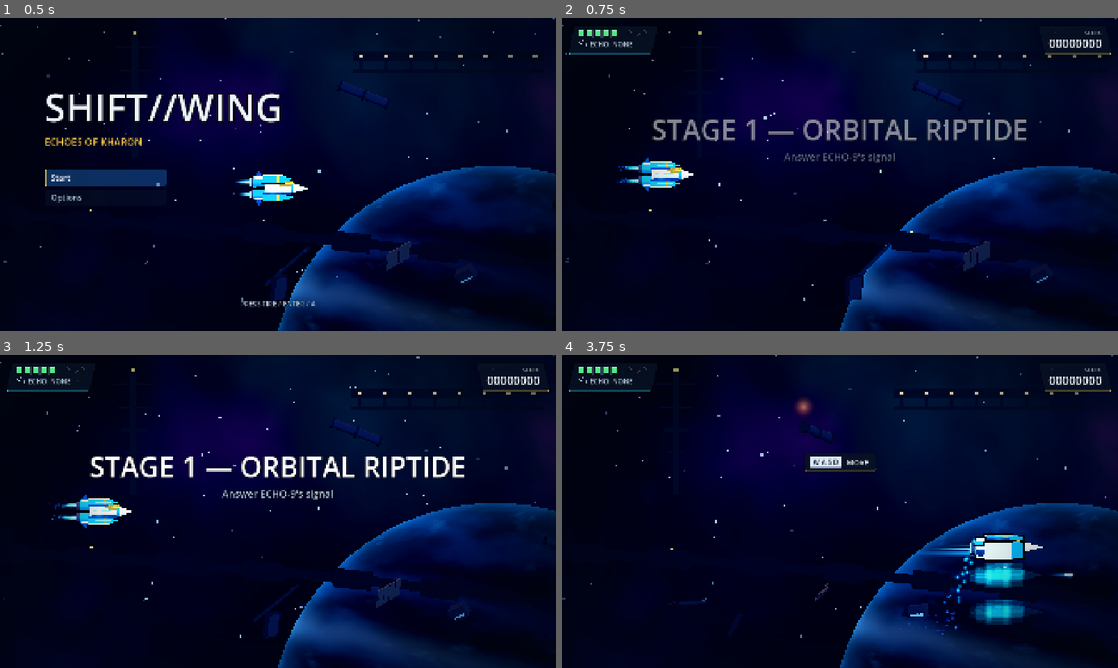
Above: before the commit, frames 1-4 (two rows, left to right).
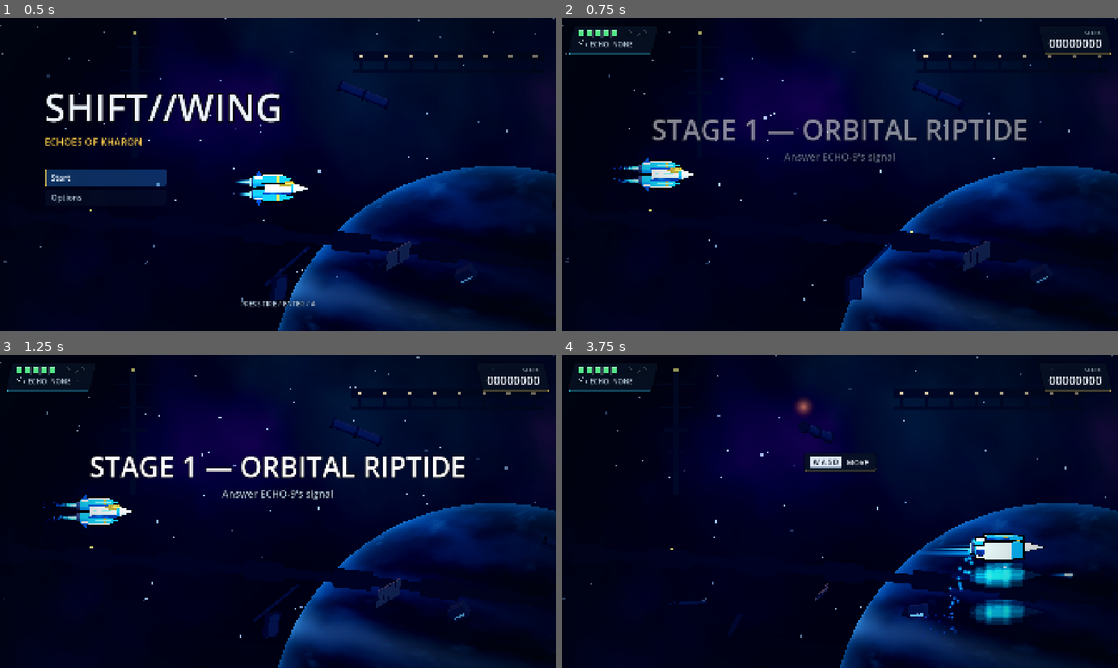
Above: after the commit, the same moments.

Repository: NikolasKorakidis/Mecha-Techa-Soldier
Game: Godot game, scene res://main/main.tscn
Two runs of this game, one before a commit and one after it. Both use one fixed random seed, a clock stepped at 60 frames per second and the inputs below.
Inputs (mouse positions are in pixels of both pictures, inside the frame that each line leads up to):
- Up to frame 1 (0.5 s): no input
- Up to frame 2 (0.75 s): click "Start" at 0.5 s
- Up to frame 3 (1.25 s): no input
- Up to frame 4 (3.75 s): tap Enter at 1.25 s; move the mouse to (962, 495) at 1.27 s; hold D (move_right) 1.28-2.03 s; hold J (fire) 1.28-2.03 s; click (962, 495) at 1.42 s; tap Space (jump) at 1.52, 2.27 s; tap B at 1.55, 2.1 s; move the mouse to (728, 527) at 2.02 s; hold S (move_down) 2.03-2.78 s; tap Y at 2.3, 2.85 s; move the mouse to (895, 442) at 2.77 s; hold D (move_right) 2.78-3.53 s; hold J (fire) 2.78-3.53 s; move the mouse to (812, 574) at 3.52 s; hold W (move_up) from 3.53 s (still down); tap K (dash) at 3.6 s; click (812, 574) at 3.67 s

Frame 1 is identical in both runs. In frame 2, less than 0.1% of the frame differs, in the area x 9-14%, y 47-53%; in frame 3, less than 0.1%; in frame 4, 0.3%, in the area x 60-75%, y 58-90%.

Commit message:
Visual pass step 8: accessibility polish, verification and docs
- reduced flash also dims the explosion fireball
- heavy boss shots: contrast ring moved behind the core (it covered the
  magenta core at the larger size)
- tutorial cards step aside after 25 s if ignored and return later
- scene changes triggered from title/pause input are deferred (fixed an
  engine error when the title was freed mid-input in the web build)
- after screenshots in docs/reference/after/ matching the baseline set
- docs: accessibility table, implementation map and visual test room
  controls in art-direction.md; UI/flow in architecture.md; verification
  results (collision audit, resolutions, reduced flash, performance, web)
  in test-plan.md; README and local-setup updated

Co-Authored-By: Claude Opus 5.5 <noreply@anthropic.com>
Claude-Session: https://claude.ai/code/session_01PVvv6XH9MFznwUdwK1tWZd

Diff:
--- a/main/main.gd
+++ b/main/main.gd
@@ -16,9 +16,10 @@
 	RunSession.reset_run()
 	SceneRouter.register_level_root(_level_root)
 	SceneRouter.level_changed.connect(_on_level_changed)
-	_pause_menu.resume_requested.connect(set_paused.bind(false))
-	_pause_menu.restart_requested.connect(restart_stage)
-	_pause_menu.quit_requested.connect(quit_to_title)
+	# Deferred: scene changes must not free a node while it is still handling input.
+	_pause_menu.resume_requested.connect(set_paused.bind(false), CONNECT_DEFERRED)
+	_pause_menu.restart_requested.connect(restart_stage, CONNECT_DEFERRED)
+	_pause_menu.quit_requested.connect(quit_to_title, CONNECT_DEFERRED)
 	SceneRouter.go_to(start_level)
 
 
@@ -48,7 +49,7 @@
 func _on_level_changed(level: Node) -> void:
 	_hud.visible = level.has_node(^"ShipPlayer")
 	if level.has_signal(&"start_requested"):
-		level.start_requested.connect(start_game)
+		level.start_requested.connect(start_game, CONNECT_DEFERRED)
 
 
 func _unhandled_input(event: InputEvent) -> void:
--- a/ui/pause/pause_menu.gd
+++ b/ui/pause/pause_menu.gd
@@ -55,12 +55,12 @@
 	if not is_open:
 		return
 	if event.is_action_pressed(&"ui_cancel") or event.is_action_pressed(&"pause"):
+		get_viewport().set_input_as_handled()
 		if _main_page.visible:
 			resume_requested.emit()
 		else:
 			_show_page(_main_page)
 			_resume.grab_focus()
-		get_viewport().set_input_as_handled()
 
 
 func _show_page(page: Control) -> void:
--- a/ui/title/title_screen.gd
+++ b/ui/title/title_screen.gd
@@ -78,8 +78,8 @@
 			get_viewport().set_input_as_handled()
 		return
 	if event.is_action_pressed(&"fire"):
+		get_viewport().set_input_as_handled()
 		start_requested.emit()
-		get_viewport().set_input_as_handled()
 
 
 func _open_options() -> void:
--- a/ui/tutorial/tutorial_card.gd
+++ b/ui/tutorial/tutorial_card.gd
@@ -11,6 +11,8 @@
 ]
 const ECHO_STEP := {"id": "echo_core", "text": "FLY INTO THE CORE TO STEAL ITS WEAPON", "key": "", "pad": "", "hold": 0.0}
 const START_DELAY := 2.8
+## An ignored card steps aside after this long and returns later (never marked done).
+const TIMEOUT := 25.0
 const LOW_Y := 0.78
 const HIGH_Y := 0.16
 
@@ -25,6 +27,7 @@
 var _delay: float = START_DELAY
 var _tween: Tween
 var _step: Dictionary = {}
+var _shown_for: float = 0.0
 
 
 func _ready() -> void:
@@ -51,9 +54,13 @@
 			_pick_next()
 		return
 	_avoid_player(player)
+	_shown_for += delta
 	if _step_satisfied(delta):
 		Settings.mark_tutorial_done(active_id)
 		_dismiss()
+	elif _shown_for >= TIMEOUT:
+		_dismiss()
+		_delay = 45.0
 
 
 func _reset_for_level() -> void:
@@ -77,6 +84,7 @@
 	_step = step
 	active_id = step["id"]
 	_progress = 0.0
+	_shown_for = 0.0
 	_text.text = step["text"]
 	_refresh_glyph()
 	if _tween:
--- a/vfx/explosion.gd
+++ b/vfx/explosion.gd
@@ -45,7 +45,7 @@
 
 
 func _fireball() -> void:
-	var p := _emitter(22, 0.85, ModelKit.glow(Color.WHITE, 2.0))
+	var p := _emitter(22, 0.85, ModelKit.glow(Color.WHITE, 2.0 * lerpf(0.55, 1.0, ArtStyle.flash_scale())))
 	(p.mesh as QuadMesh).size = Vector2.ONE * 1.7 * size
 	p.initial_velocity_min = 1.0 * size
 	p.initial_velocity_max = 4.5 * size
--- a/vfx/projectile_visual.gd
+++ b/vfx/projectile_visual.gd
@@ -62,7 +62,8 @@
 	var ring := StandardMaterial3D.new()
 	ring.shading_mode = BaseMaterial3D.SHADING_MODE_UNSHADED
 	ring.albedo_color = Color("16020f")
-	ModelKit.sphere(self, r * 1.65, Vector3(0, 0, -0.15), ring)
+	# Flattened and pushed behind the core so it frames it at every size.
+	ModelKit.sphere(self, r * 1.65, Vector3(0, 0, -r * 1.2), ring, Vector3(1, 1, 0.3))
 	var core := StandardMaterial3D.new()
 	core.shading_mode = BaseMaterial3D.SHADING_MODE_UNSHADED
 	core.albedo_color = Palette.HOSTILE_PROJECTILE.lerp(Color.WHITE, 0.3)
Binary file added: docs/reference/after/00_title.png
Binary file added: docs/reference/after/01_stage_start.png
Binary file added: docs/reference/after/02_combat.png
Binary file added: docs/reference/after/03_elite_burst.png
Binary file added: docs/reference/after/04_guard.png
Binary file added: docs/reference/after/05_warning.png
Binary file added: docs/reference/after/06_boss1.png
Binary file added: docs/reference/after/07_stage2.png
Binary file added: docs/reference/after/08_boss2.png
Binary file added: docs/reference/after/09_pause.png
Binary file added: docs/reference/after/10_visual_test_room.png
Not shown, changed: README.md
(and 5 more such lines)
